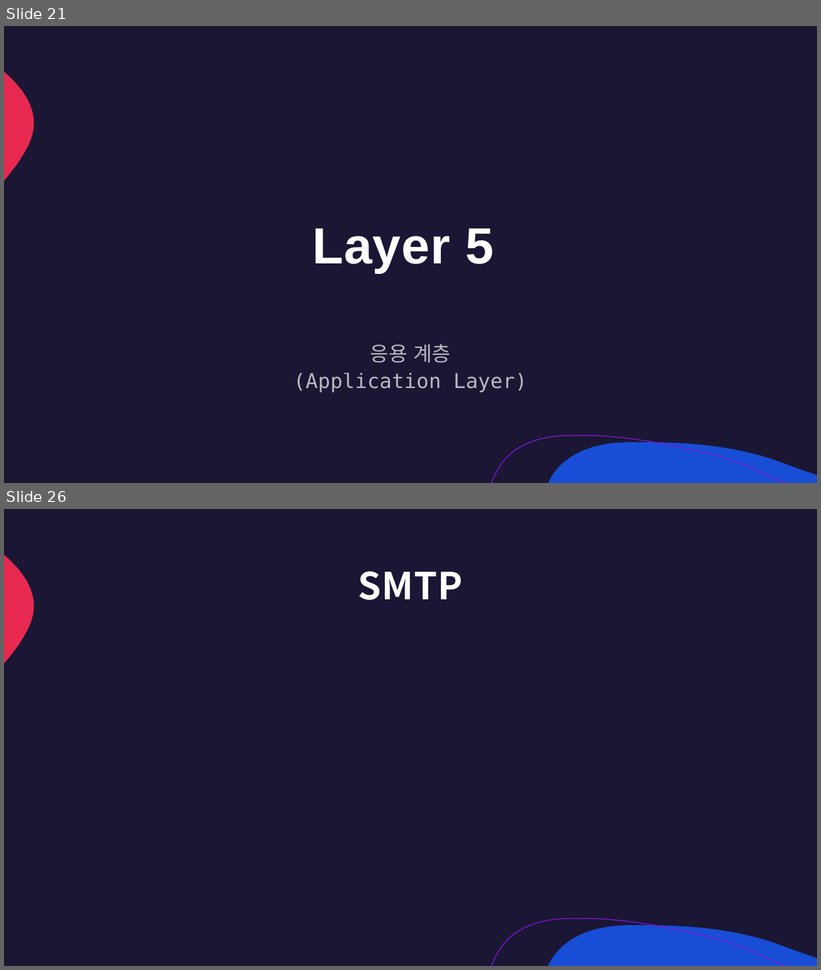
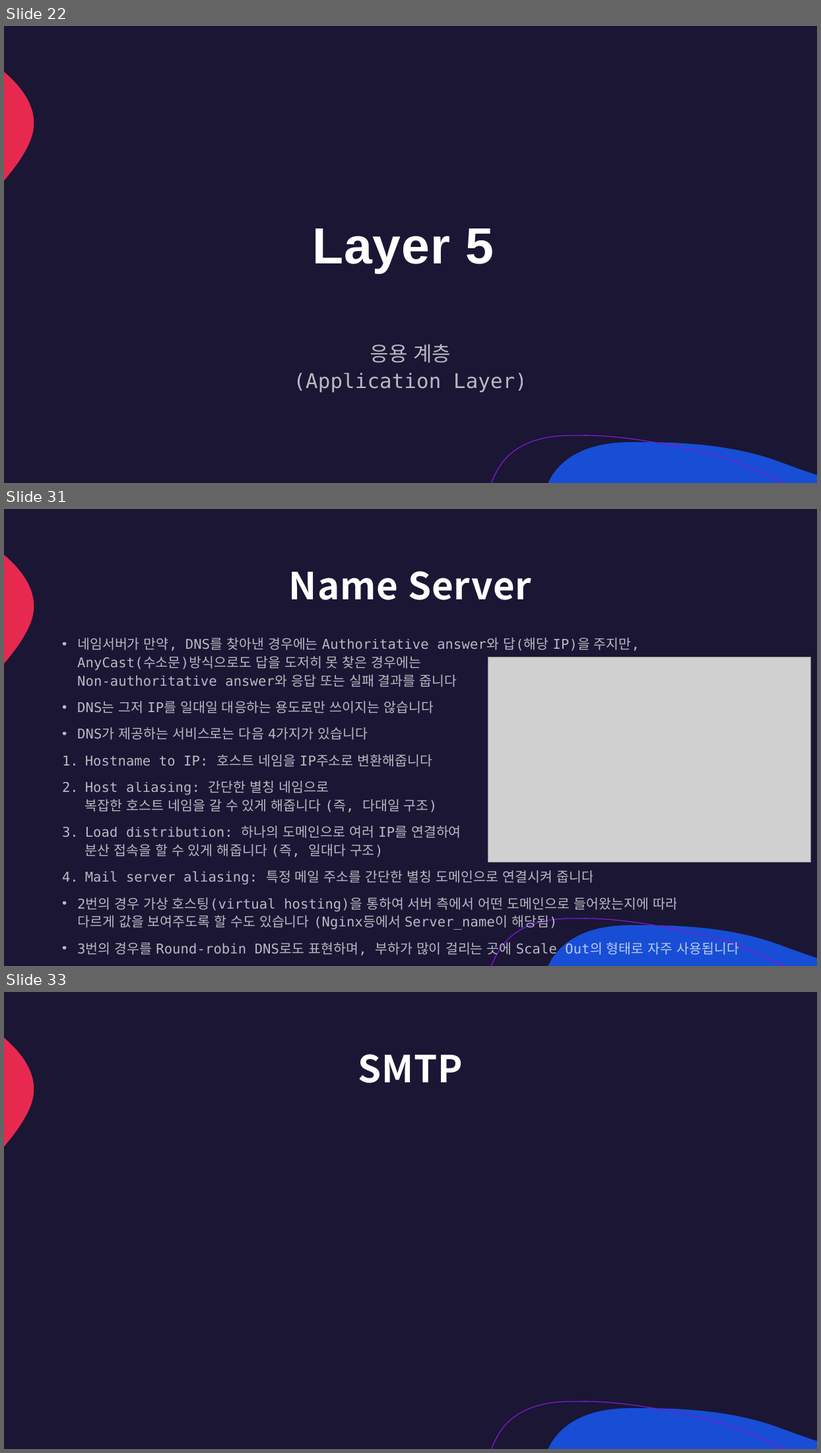
Before and after one commit to lumen4723/2024_network, a slide deck: 1.pptx. Shown one above the other, each under a label of ours: slides 21 and 26 before the commit, slides 22, 31 and 33 after it; the slides between them are not shown. The pictures are 821x970 and 821x1453 pixels, drawn with LibreOffice and Linux fonts; fonts in the diff are those of the drawing; grey boxes stand for pictures. Boxes give left, top, right and bottom in pixels: in the first picture for what was removed or moved away, otherwise in the second. Text is boxed around its words. In the diff, an @@ line names an element or a change of style, - is before the commit and + after.

```diff
--- a/1.pptx
+++ b/1.pptx
@@ slide 31 added at (4,509,817,966), background #1A1634; not listed: 3 template elements that a slide beside it also shows @@
@@ title added at (289,571,531,600), 44 pt, text #FFFFFF, bold @@
+Name Server
@@ text added at (77,638,739,957), 16 pt, text #FFFFFF at 70% opacity @@
+• 네임서버가 만약, DNS를 찾아낸 경우에는 Authoritative answer와 답(해당 IP)을 주지만,
+  AnyCast(수소문)방식으로도 답을 도저히 못 찾은 경우에는
+  Non-authoritative answer와 응답 또는 실패 결과를 줍니다
+• DNS는 그저 IP를 일대일 대응하는 용도로만 쓰이지는 않습니다
+• DNS가 제공하는 서비스로는 다음 4가지가 있습니다
+1. Hostname to IP: 호스트 네임을 IP주소로 변환해줍니다
+2. Host aliasing: 간단한 별칭 네임으로
+   복잡한 호스트 네임을 갈 수 있게 해줍니다 (즉, 다대일 구조)
+3. Load distribution: 하나의 도메인으로 여러 IP를 연결하여
+   분산 접속을 할 수 있게 해줍니다 (즉, 일대다 구조)
+4. Mail server aliasing: 특정 메일 주소를 간단한 별칭 도메인으로 연결시켜 줍니다
+• 2번의 경우 가상 호스팅(virtual hosting)을 통하여 서버 측에서 어떤 도메인으로 들어왔는지에 따라
+  다르게 값을 보여주도록 할 수도 있습니다 (Nginx등에서 Server_name이 해당됨)
+• 3번의 경우를 Round-robin DNS로도 표현하며, 부하가 많이 걸리는 곳에 Scale Out의 형태로 자주 사용됩니다
@@ picture added at (488,657,811,862) @@
@@ what was slide 21 is now slide 22 @@
@@ what was slide 26 is now slide 33 @@
```
Also in this commit, not shown: 11 slides changed, 13 other slides added, 15 slides removed, 1 other file.
